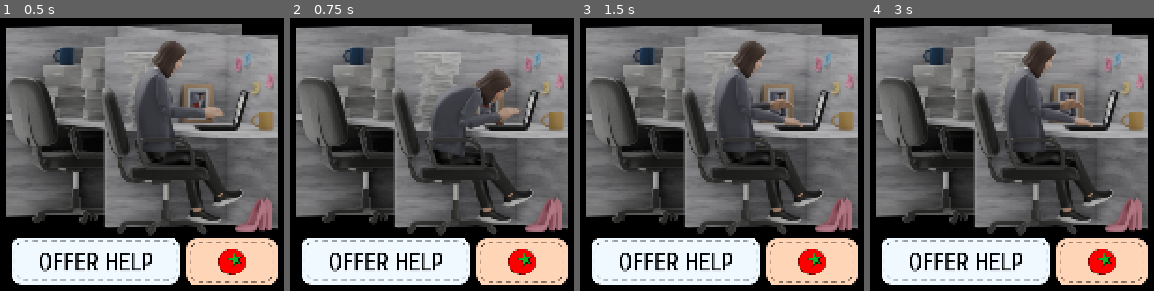
Above: before the commit, frames 1-4 (left to right).
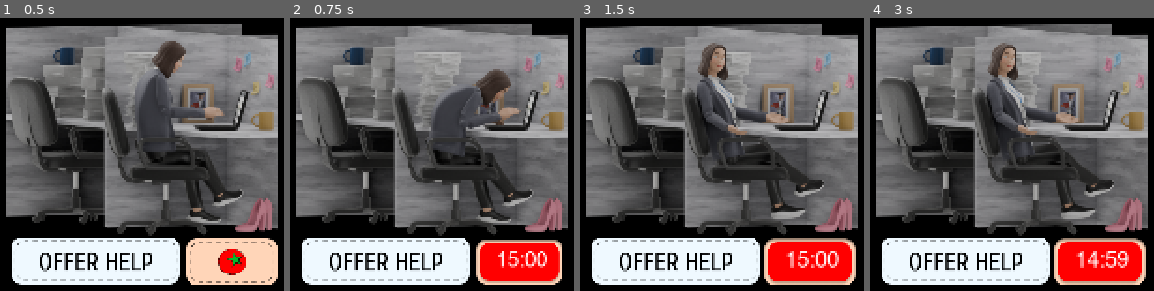
Above: after the commit, the same moments.

Repository: grkovalev/office-game
Game: Godot game, scene res://node.tscn
The game is run twice, just before and just after one commit, with the same random seed, the same clock (stepped at 60 frames per second) and the same inputs.
Inputs (mouse positions are in pixels of both pictures, inside the frame that each line leads up to):
- Up to frame 1 (0.5 s): no input
- Up to frame 2 (0.75 s): click (522, 263) at 0.5 s
- Up to frame 3 (1.5 s): click (812, 263) at 1.25 s
- Up to frame 4 (3 s): click (1102, 263) at 2 s; click (1102, 263) at 2.75 s

Frame 1 is identical in both runs. In frame 2, 4.6% of the frame differs, in the area x 65-98%, y 80-98%; in frame 3, 13%; in frame 4, 13%, in the area x 41-98%, y 8-98%.
Error before the commit: Parse Error: Cannot infer the type of "is_right_click" variable because the value doesn't have a set type. (res://minesweeper.gd:75)

Commit message:
fixed bugs for mac input in main scene

Diff:
--- a/PomodorroButton.gd
+++ b/PomodorroButton.gd
@@ -37,7 +37,7 @@
 
 func _gui_input(event: InputEvent) -> void:
 	if event is InputEventMouseButton and event.pressed:
-		var is_right_click := event.button_index == MouseButton.MOUSE_BUTTON_RIGHT or (event.button_index == MouseButton.MOUSE_BUTTON_LEFT and event.ctrl_pressed)
+		var is_right_click: bool = event.button_index == MouseButton.MOUSE_BUTTON_RIGHT or (event.button_index == MouseButton.MOUSE_BUTTON_LEFT and event.ctrl_pressed)
 		if event.button_index == MouseButton.MOUSE_BUTTON_LEFT and not event.ctrl_pressed:
 			handle_left_click()
 		elif is_right_click:
--- a/minesweeper.gd
+++ b/minesweeper.gd
@@ -72,8 +72,8 @@
 func _on_button_gui_input(event: InputEvent, btn: TileTemplateButton) -> void:
 	if event is InputEventMouseButton and event.is_pressed():
 		# macOS trackpad: Control+left click is secondary click
-		var is_right_click := event.button_index == MOUSE_BUTTON_RIGHT or (event.button_index == MOUSE_BUTTON_LEFT and event.ctrl_pressed)
-		var is_left_click := event.button_index == MOUSE_BUTTON_LEFT and not event.ctrl_pressed
+		var is_right_click: bool = event.button_index == MOUSE_BUTTON_RIGHT or (event.button_index == MOUSE_BUTTON_LEFT and event.ctrl_pressed)
+		var is_left_click: bool = event.button_index == MOUSE_BUTTON_LEFT and not event.ctrl_pressed
 		if is_right_click:
 			_on_right_click(btn)
 			if gg:
Not shown, changed: Office.dmg.zip
